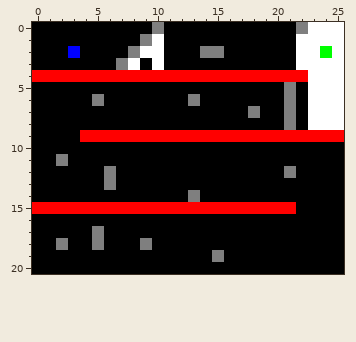
Two versions of one pixel-art sprite, maps/7.png. Above: the version before the commit.
The file is 26x21 pixels. Colours within 5 levels of each other are drawn and written as one.
Once edited:
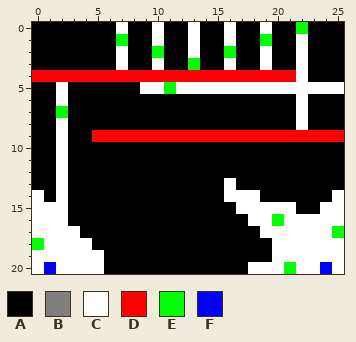
Palette (. is transparent): A #000000  B #7f7f7f  C #ffffff  D #ff0000  E #00ff00  F #0000ff
The exact change:
y 0: x 7 A -> C; x 10 B -> C; x 13 A -> C; x 16 A -> C; x 19 A -> C; x 22..25 BCCC -> EAAA
y 1: x 7 A -> E; x 9 B -> A; x 13 A -> C; x 16 A -> C; x 19 A -> E; x 23..25 CCC -> AAA
y 2: x 3 F -> A; x 7..10 ABCC -> CAAE; x 13..16 ABBA -> CAAE; x 19 A -> C; x 23..25 CEC -> AAA
y 3: x 7..8 BC -> CA; x 13 A -> E; x 16 A -> C; x 19 A -> C; x 23..25 CCC -> AAA
y 4: x 22..25 DCCC -> CAAA
y 5: x 2 A -> C; x 9..22 AAAAAAAAAAAABA -> CCECCCCCCCCCCC
y 6: x 2 A -> C; x 5 B -> A; x 13 B -> A; x 21..25 BACCC -> ACAAA
y 7: x 2 A -> E; x 18 B -> A; x 21..25 BACCC -> ACAAA
y 8: x 2 A -> C; x 21..25 BACCC -> ACAAA
y 9: x 2 A -> C; x 4 D -> A
y 10: x 2 A -> C
y 11: x 2 B -> C
y 12: x 2 A -> C; x 6 B -> A; x 21 B -> A
y 13: x 2 A -> C; x 6 B -> A; x 16 A -> C
y 14: x 0 A -> C; x 2 A -> C; x 13 B -> A; x 16..18 AAA -> CCC; x 25 A -> C
y 15: x 0..21 DDDDDDDDDDDDDDDDDDDDDD -> CCCAAAAAAAAAAAAAACCCCC; x 24..25 AA -> CC
y 16: x 0..2 AAA -> CCC; x 18..25 AAAAAAAA -> CCECCCCC
y 17: x 0..3 AAAA -> CCCC; x 5 B -> A; x 19..25 AAAAAAA -> CCCCCCE
y 18: x 0..5 AABAAB -> ECCCCA; x 9 B -> A; x 20..25 AAAAAA -> CCCCCC
y 19: x 0..5 AAAAAA -> CCCCCC; x 15 B -> A; x 20..25 AAAAAA -> CCCCCC
y 20: x 0..5 AAAAAA -> CFCCCC; x 18..25 AAAAAAAA -> CCCECCFC
Pixel boxes of the changes (left, top, right, bottom) in both pictures:
changed: (32, 22, 344, 274)
